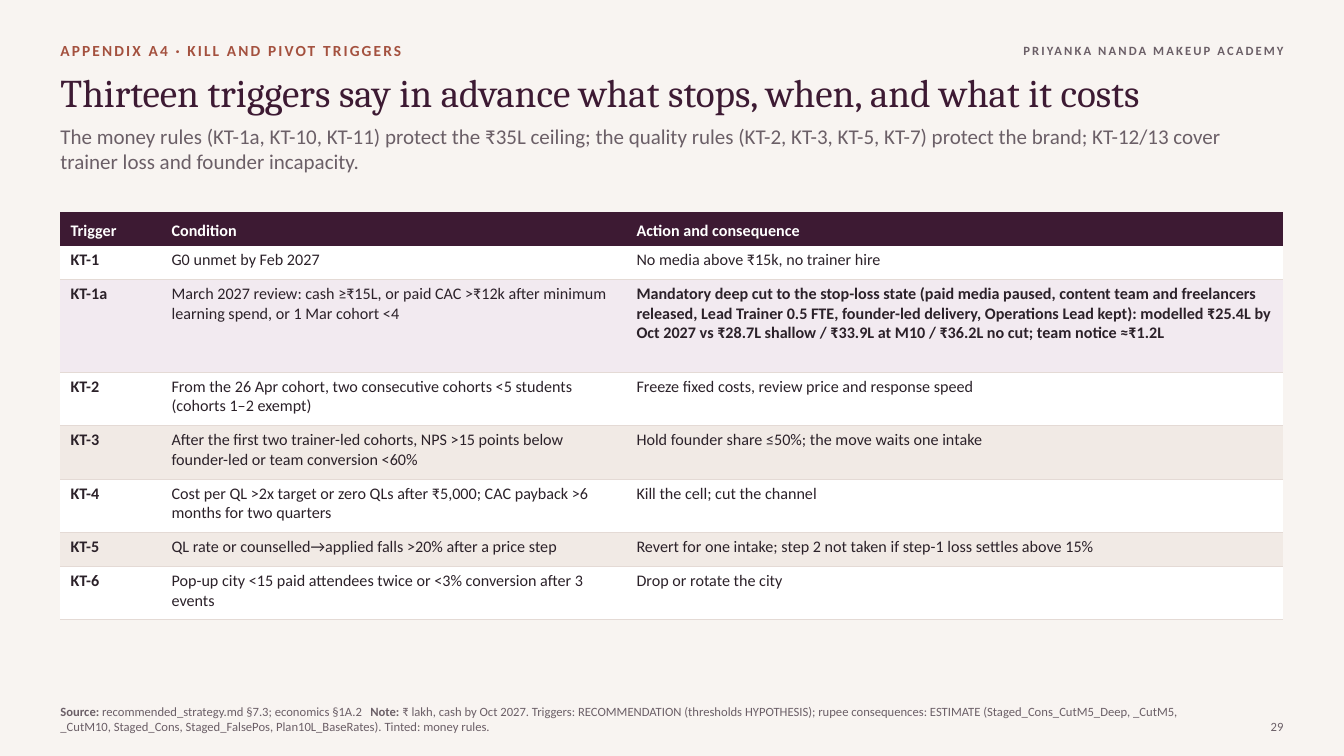
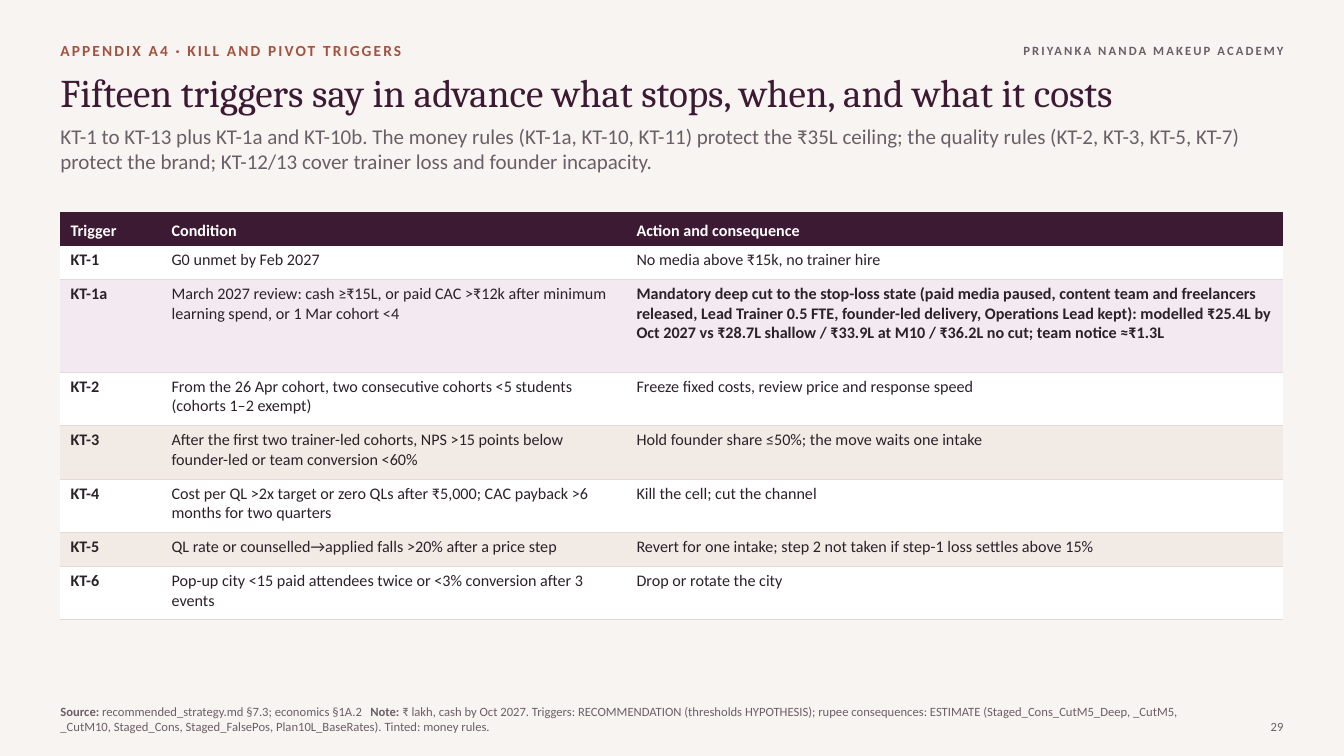
Before and after one commit to ravishchaaubey/apna-demo, a slide deck: slide 29 of priyanka_nanda_academy/final/Priyanka_Nanda_Academy_Growth_Strategy.pptx. Drawn at 1344x756 pixels with LibreOffice and Linux fonts; fonts in the diff are those of the drawing. Boxes give left, top, right and bottom in pixels: in the first picture for what was removed or moved away, otherwise in the second. Text is boxed around its words. In the diff, an @@ line names an element or a change of style, - is before the commit and + after.

```diff
--- a/priyanka_nanda_academy/final/Priyanka_Nanda_Academy_Growth_Strategy.pptx
+++ b/priyanka_nanda_academy/final/Priyanka_Nanda_Academy_Growth_Strategy.pptx
@@ title at box(60, 79, 1113, 116): text changed @@
-Thirteen triggers say in advance what stops, when, and what it costs
+Fifteen triggers say in advance what stops, when, and what it costs
@@ text at box(60, 129, 1239, 173): text changed @@
-The money rules (KT-1a, KT-10, KT-11) protect the ₹35L ceiling; the quality rules (KT-2, KT-3, KT-5, KT-7) protect the brand; KT-12/13 cover trainer loss and founder incapacity.
+KT-1 to KT-13 plus KT-1a and KT-10b. The money rules (KT-1a, KT-10, KT-11) protect the ₹35L ceiling; the quality rules (KT-2, KT-3, KT-5, KT-7) protect the brand; KT-12/13 cover trainer loss and founder incapacity.
@@ table at box(60, 212, 1284, 610) @@
-row 3, column 3: Mandatory deep cut to the stop-loss state (paid media paused, content team and freelancers released, Lead Trainer 0.5 FTE, founder-led delivery, Operations Lead kept): modelled ₹25.4L by Oct 2027 vs ₹28.7L shallow / ₹33.9L at M10 / ₹36.2L no cut; team notice ≈₹1.2L
+row 3, column 3: Mandatory deep cut to the stop-loss state (paid media paused, content team and freelancers released, Lead Trainer 0.5 FTE, founder-led delivery, Operations Lead kept): modelled ₹25.4L by Oct 2027 vs ₹28.7L shallow / ₹33.9L at M10 / ₹36.2L no cut; team notice ≈₹1.3L
```
Also in this commit, not shown: 28 other slides changed, 7 other files.
